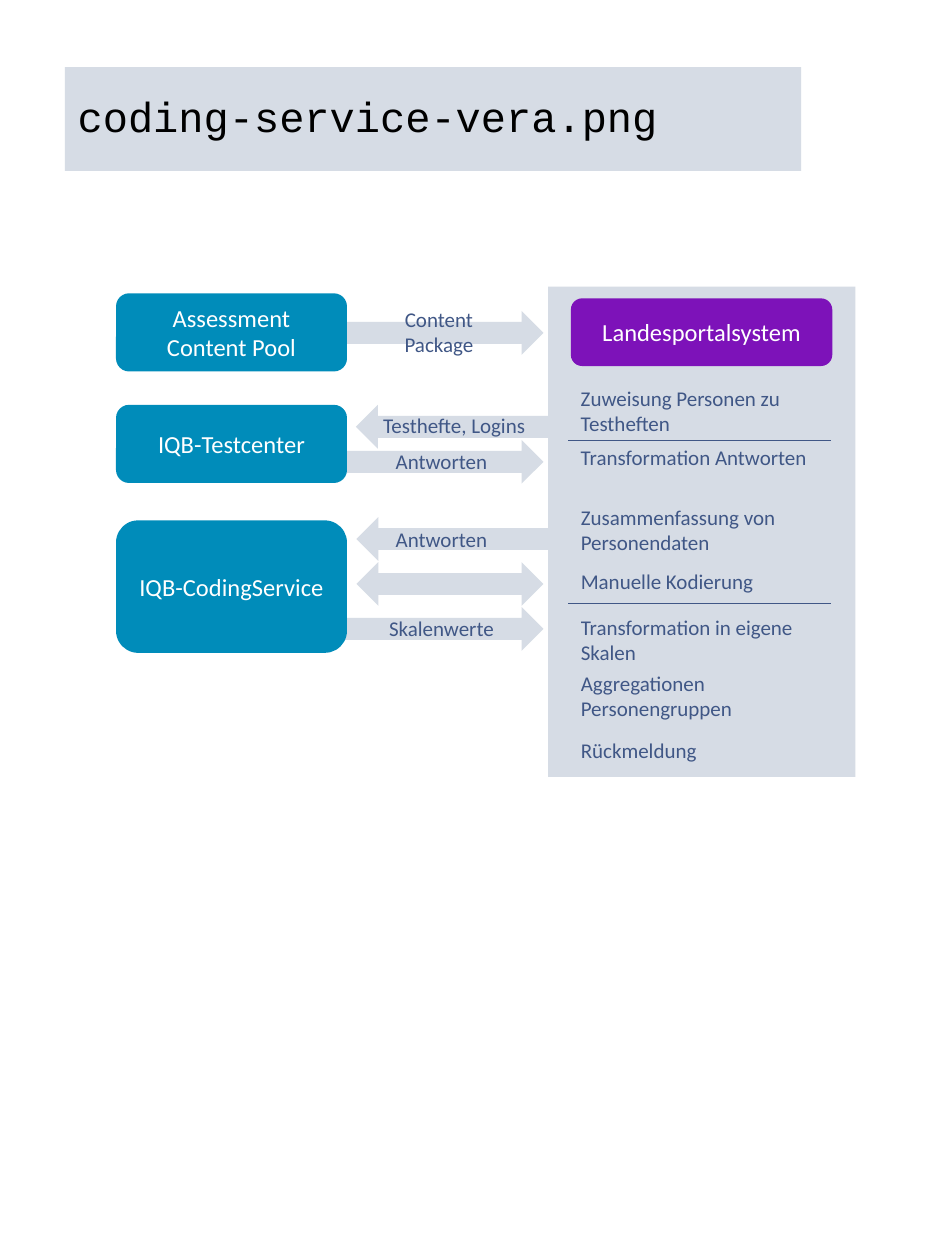
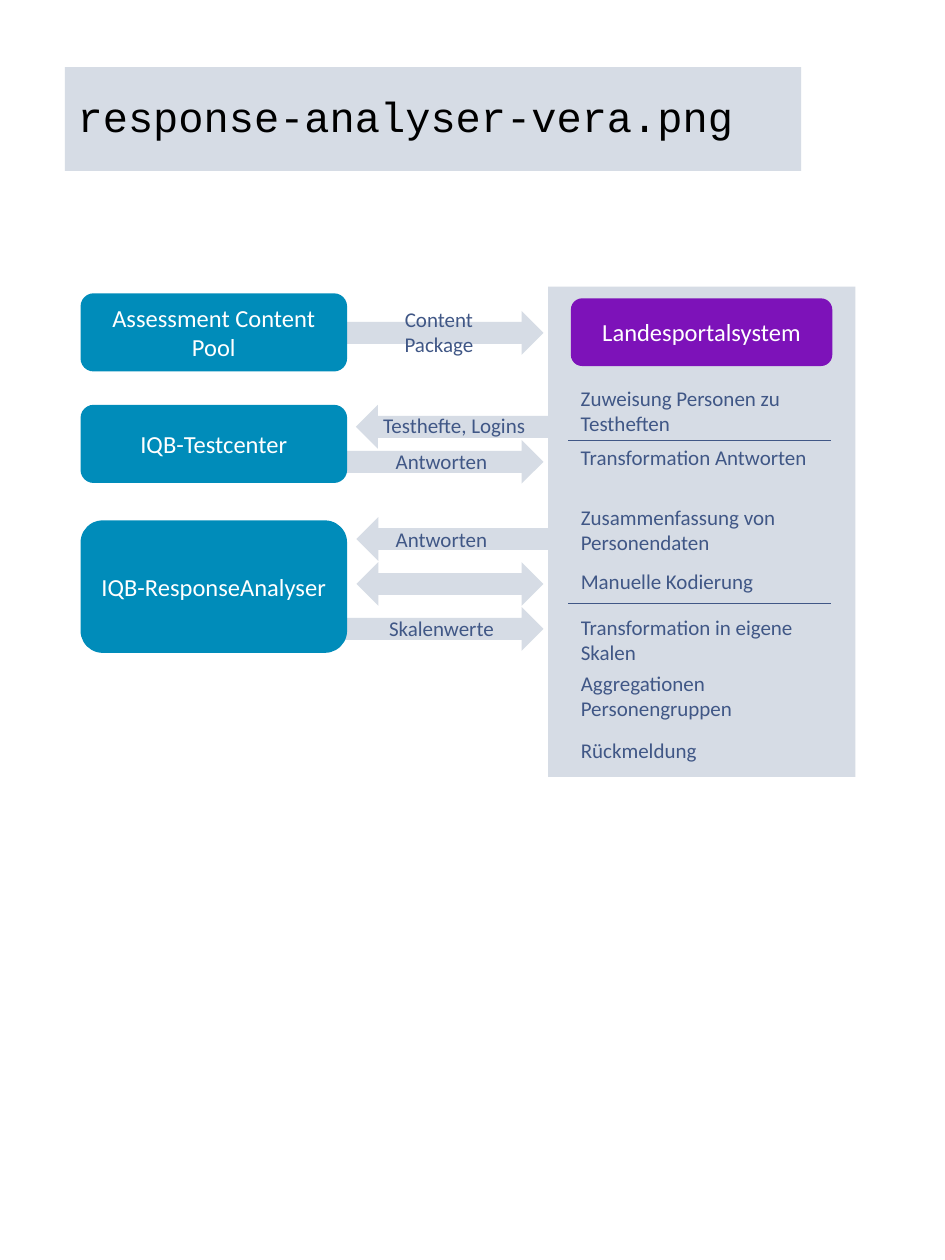
Before and after one commit to iqb-berlin/rising-stars, a slide deck: slide 6 of assets/figures.pptx. Drawn at 945x1260 pixels with LibreOffice and Linux fonts; fonts in the diff are those of the drawing. Boxes give left, top, right and bottom in pixels: in the first picture for what was removed or moved away, otherwise in the second. Text is boxed around its words. In the diff, an @@ line names an element or a change of style, - is before the commit and + after.

Commit message:
Rename coding-service to response-analyser

```diff
--- a/assets/figures.pptx
+++ b/assets/figures.pptx
@@ title at (78,102,733,141): text changed @@
-coding-service-vera.png
+response-analyser-vera.png
@@ rounded rectangle "Assessment Content Pool": place and size @@
-rounded rectangle "Assessment Content Pool" at (116,294,346,372)
+rounded rectangle "Assessment Content Pool" at (81,294,348,372)
@@ rounded rectangle "IQB-Testcenter": place and size @@
-rounded rectangle "IQB-Testcenter" at (116,404,346,483)
+rounded rectangle "IQB-Testcenter" at (81,404,348,483)
@@ rounded rectangle "IQB-ResponseAnalyser": place and size @@
-rounded rectangle "IQB-ResponseAnalyser" at (116,520,346,653)
+rounded rectangle "IQB-ResponseAnalyser" at (81,520,348,653)
@@ text in rounded rectangle at (101,579,325,600): text changed @@
-IQB-CodingService
+IQB-ResponseAnalyser
```
Also in this commit, not shown: 3 other slides changed, 16 other files.
